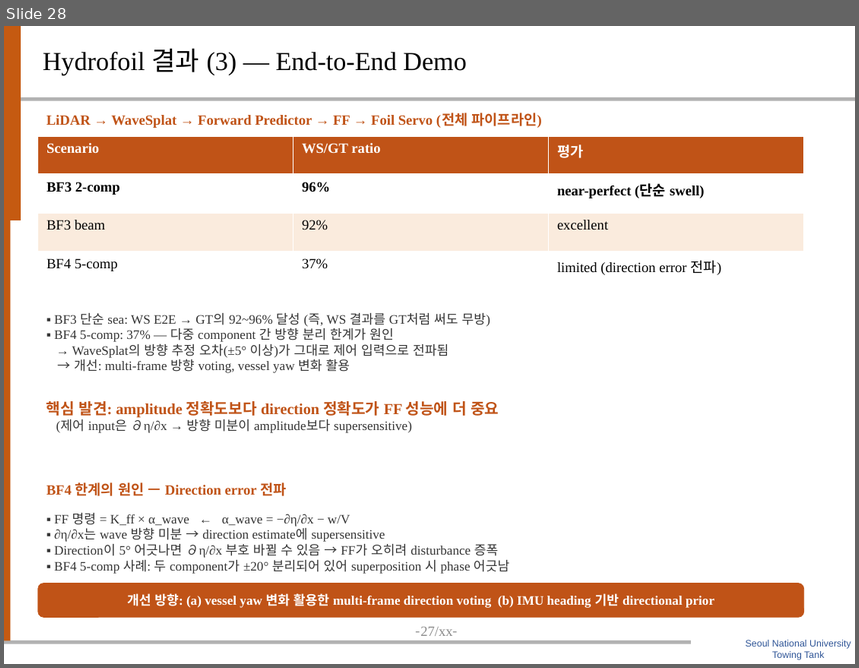
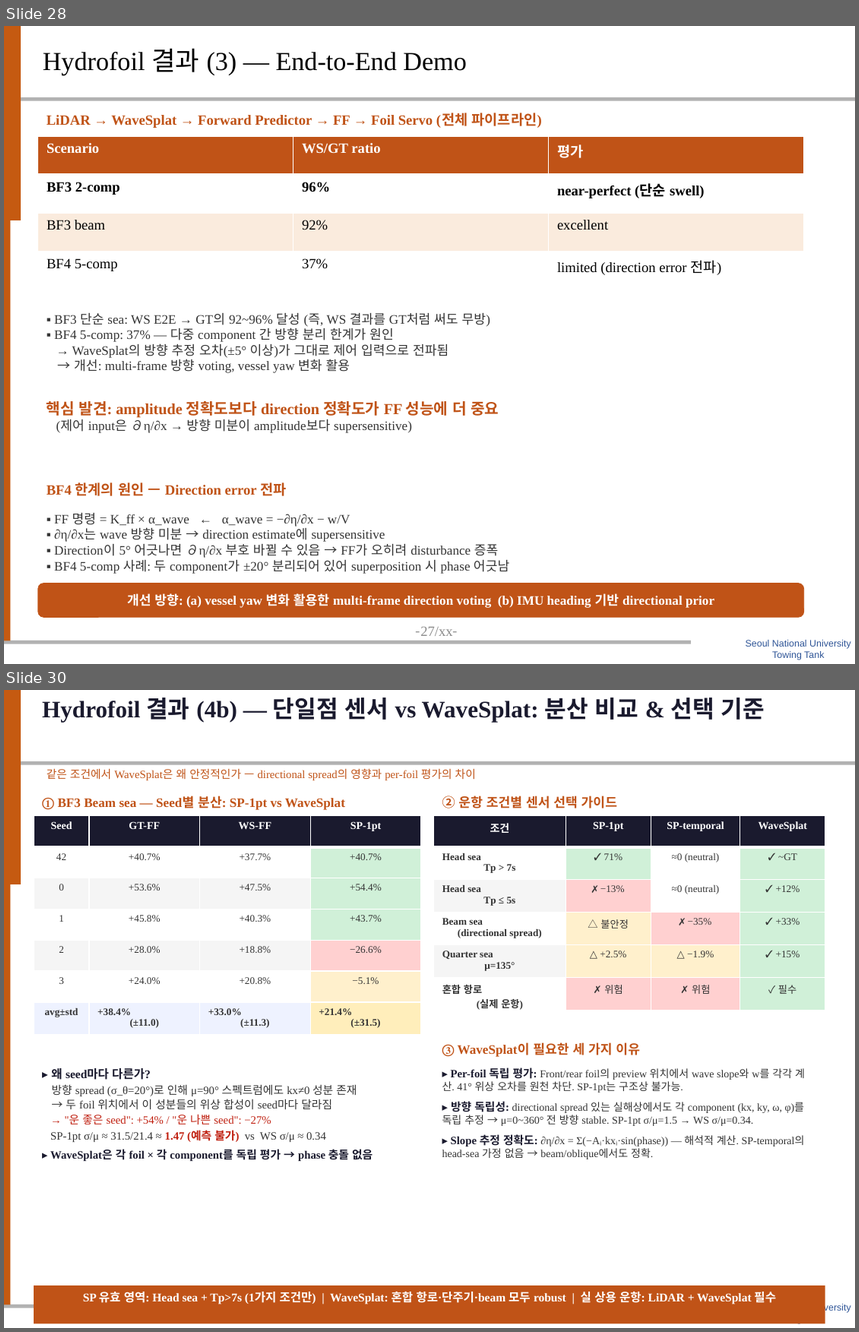
Before and after one commit to SAEYONGPARK94/wavesplat, a slide deck: wavesplat/docs/labmeeting_wavesplat.pptx. Shown one above the other, each under a label of ours: slide 28 before the commit, slides 28 and 30 after it; the slides between them are not shown. The pictures are 859x668 and 859x1332 pixels, drawn with LibreOffice and Linux fonts; fonts in the diff are those of the drawing; background and template pictures are left out. Boxes give left, top, right and bottom in pixels: in the first picture for what was removed or moved away, otherwise in the second. Text is boxed around its words. In the diff, an @@ line names an element or a change of style, - is before the commit and + after.

```diff
--- a/wavesplat/docs/labmeeting_wavesplat.pptx
+++ b/wavesplat/docs/labmeeting_wavesplat.pptx
@@ slide 30 added at <box>4,690,855,1328</box>, background #FFFFFF; not listed: 6 template elements that a slide beside it also shows @@
@@ text added at <box>42,698,765,722</box>, 20 pt, text #1A1A2E, bold @@
+Hydrofoil 결과 (4b) — 단일점 센서 vs WaveSplat: 분산 비교 & 선택 기준
@@ text added at <box>47,768,476,780</box>, 9.5 pt, text #C05317 @@
+같은 조건에서 WaveSplat은 왜 안정적인가 — directional spread의 영향과 per-foil 평가의 차이
@@ text added at <box>42,796,345,810</box>, 11 pt, text #C05317, bold @@
+① BF3 Beam sea — Seed별 분산: SP-1pt vs WaveSplat
@@ text added at <box>443,796,617,809</box>, 11 pt, text #C05317, bold @@
+② 운항 조건별 센서 선택 가이드
@@ table added at <box>34,816,421,1034</box>, 7 rows, 4 columns @@
+Seed | GT-FF | WS-FF | SP-1pt
+42 | +40.7% | +37.7% | +40.7%
+0 | +53.6% | +47.5% | +54.4%
+1 | +45.8% | +40.3% | +43.7%
+2 | +28.0% | +18.8% | −26.6%
+3 | +24.0% | +20.8% | −5.1%
+avg±std | +38.4% (±11.0) | +33.0% (±11.3) | +21.4% (±31.5)
@@ table added at <box>434,816,826,1013</box>, 6 rows, 4 columns @@
+조건 | SP-1pt | SP-temporal | WaveSplat
+Head sea Tp > 7s | ✓ 71% | ≈0 (neutral) | ✓ ~GT
+Head sea Tp ≤ 5s | ✗ −13% | ≈0 (neutral) | ✓ +12%
+Beam sea (directional spread) | △ 불안정 | ✗ −35% | ✓ +33%
+Quarter sea μ=135° | △ +2.5% | △ −1.9% | ✓ +15%
+혼합 항로 (실제 운항) | ✗ 위험 | ✗ 위험 | ✓ 필수
@@ text added at <box>443,1043,640,1057</box>, 11 pt, text #C05317, bold @@
+③ WaveSplat이 필요한 세 가지 이유
@@ text added at <box>50,1068,373,1162</box>, 9.5 pt, text #333333 @@
+▸ 왜 seed마다 다른가?
+방향 spread (σ_θ=20°)로 인해 μ=90° 스펙트럼에도 kx≠0 성분 존재
+→ 두 foil 위치에서 이 성분들의 위상 합성이 seed마다 달라짐
+→ "운 좋은 seed": +54% / "운 나쁜 seed": −27%
+SP-1pt σ/μ ≈ 31.5/21.4 ≈ 1.47 (예측 불가) vs WS σ/μ ≈ 0.34
+▸ WaveSplat은 각 foil × 각 component를 독립 평가 → phase 충돌 없음
@@ text added at <box>443,1068,805,1160</box>, 9 pt, text #333333 @@
+▸ Per-foil 독립 평가: Front/rear foil의 preview 위치에서 wave slope와 w를 각각 계산. 41° 위상 오차를 원천 차단. SP-1pt는 구조상 불가능.
+▸ 방향 독립성: directional spread 있는 실해상에서도 각 component (kx, ky, ω, φ)를 독립 추정 → μ=0~360° 전 방향 stable. SP-1pt σ/μ=1.5 → WS σ/μ=0.34.
+▸ Slope 추정 정확도: ∂η/∂x = Σ(−Aᵢ·kxᵢ·sin(phase)) — 해석적 계산. SP-temporal의 head-sea 가정 없음 → beam/oblique에서도 정확.
@@ rectangle added at <box>34,1286,826,1324</box>, fill #C05317 @@
@@ text added at <box>83,1292,776,1304</box>, 10 pt, text #FFFFFF, bold @@
+SP 유효 영역: Head sea + Tp>7s (1가지 조건만) | WaveSplat: 혼합 항로·단주기·beam 모두 robust | 실 상용 운항: LiDAR + WaveSplat 필수
```
Also in this commit, not shown: 8 slides changed, 1 slide removed.
